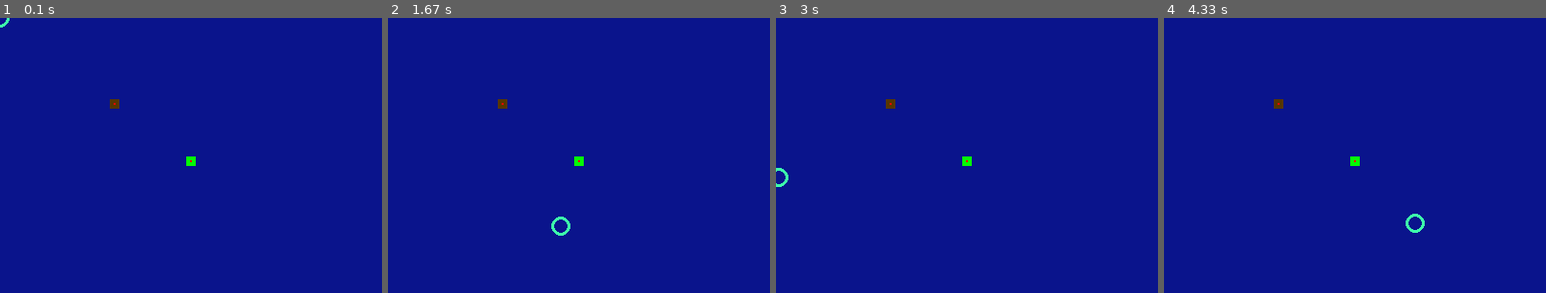
Above: before the commit, frames 1-4 (left to right).
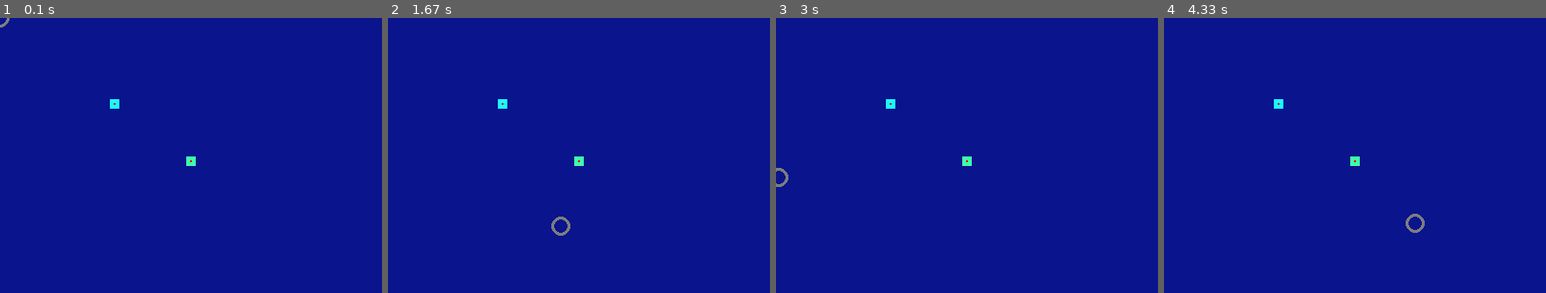
Above: after the commit, the same moments.

Repository: TonkleTremu/DSD-Y1
Game: pygame game, started from Random Test Stuff/Python Game Nouveau/main.py
The game is run twice, just before and just after one commit, with the same random seed, the same clock (stepped at 60 frames per second) and the same inputs.
Inputs:
- Up to frame 1 (0.1 s): no input
- Up to frame 2 (1.67 s): hold W 0.33-0.8 s; hold Right 0.33-0.8 s; tap G at 0.83 s; hold Z 1.17-1.63 s; hold Right 1.17-1.63 s
- Up to frame 3 (3 s): hold Right 1.67-2.13 s; hold Up 2.17-2.47 s; hold Right 2.5-2.97 s
- Up to frame 4 (4.33 s): hold Left 3-3.53 s; hold Down 3.57-3.87 s; hold Left 3.9-4.3 s

The runs differ from the first frame. In frame 1, 0.2% of the frame differs, in the area x 0-52%, y 0-54%; in frame 2, 0.3%, in the area x 28-52%, y 29-80%; in frame 3, 0.3%; in frame 4, 0.3%.

Commit message:
jumpscare

Diff:
--- a/Random Test Stuff/Python Game Nouveau/main.py
+++ b/Random Test Stuff/Python Game Nouveau/main.py
@@ -14,6 +14,7 @@
 # Colours
 PURE_WHITE = (255,255,255)
 PURE_BLACK = (0,0,0)
+PURE_RED = (255,0,0)
 RED = (250,5,5)
 GREEN = (5,250,5)
 FAUX_GREEN = (5,140,70)
@@ -23,6 +24,7 @@
 MINT = (61, 255, 171)
 GRAY = (124,125,127)
 BROWN = (87,54,0)
+DELICIOUS_BLUE = (26,251,255)
 
 # Setup stuff. Should be mostly self-explanatory.
 pygame.init()
@@ -44,7 +46,7 @@
     x: Optional[float] = 0
     y: Optional[float] = 0
 
-    color: Optional[tuple] = (0,0,0) # The object's color. Only used if it is a basic algorithmic shape.
+    color: Optional[tuple] = PURE_BLACK # The object's color. Only used if it is a basic algorithmic shape.
     shape: Optional[str] = "circle" # The object's shape. If a sprite is supplied, that will be used instead.
     sprite: Optional[str] = "sprites/error.png" # The object's sprite. If left blank, a shape will be used instead.
 
@@ -54,9 +56,8 @@
     vel_y: Optional[float] = 0
 
     # Collision Stuff.
-    inCollision: Optional[bool] = False
+    holding: Optional[dataclass] = None
     collider: Optional[dataclass] = None
-    isHeld: Optional[bool] = False
 
 def PlayerMovementHandler():
     '''Handles player inputs and such.'''
@@ -99,12 +100,11 @@
         player.y = BorderY
 
     # Moves the picked-up object to the player's centre.
-    if(type(player.collider) == type(player)):
-        if(player.collider.isHeld):
-            player.collider.x = player.x
-            player.collider.y = player.y
+    if(player.holding != None):
+        player.holding.x = player.x
+        player.holding.y = player.y
 
-    pygame.draw.circle(DISPLAYSURF, MINT, CoordinatesToScreen(player), 10, 3)
+    pygame.draw.circle(DISPLAYSURF, GRAY, CoordinatesToScreen(player), 10, 3)
 
 def Rigidbody(Obj: GameObject):
     special_cases = ["player"]
@@ -113,7 +113,7 @@
             x,y = CoordinatesToScreen(Obj)
             box_rect = Rect(x-Obj.x_size/2, y-Obj.x_size/2, Obj.x_size, Obj.y_size)
             pygame.draw.rect(DISPLAYSURF, Obj.color, box_rect)
-            pygame.draw.circle(DISPLAYSURF, (255,0,0), (x,y), 1, 1)
+            pygame.draw.circle(DISPLAYSURF, PURE_RED, (x,y), 1, 1)
 
 def CoordinatesToScreen(Obj):
     '''Converts a GameObject's co-ordinates to a screen location. Takes the GameObject as a parameter.'''
@@ -131,9 +131,18 @@
     else:
         return(False)
 
+def CheckForID(id):
+    '''Checks every GameObject to see if any of them match a given ID.'''
+    FoundMatch = None
+    for Obj in GameObjects:
+        if(Obj.id == id):
+            FoundMatch = Obj
+            break
+    return(FoundMatch)
+
 player = GameObject(10, 10, id="player")
-box = GameObject(10,10, id="test-box", shape="box", color=GREEN, x=50, y=50)
-box2 = GameObject(10,10, id="test-box2", shape="box", color=BROWN, x=30, y=30)
+box = GameObject(10,10, id="test-box", shape="box", color=MINT, x=50, y=50)
+box2 = GameObject(10,10, id="test-box2", shape="box", color=DELICIOUS_BLUE, x=30, y=30)
 GameObjects = [player, box, box2]
 
 while True: # Main game loop - like Unity's "update" void thing.
@@ -145,8 +154,6 @@
         Rigidbody(Obj)
         try:
             if(not(CompareCoordinates(Obj, Obj.collider, Obj.x_size/2))):
-                        Obj.inCollision = False
-                        Obj.collider.isHeld = False
                         Obj.collider = None
         except:
             pass
@@ -154,8 +161,9 @@
         for Obj2 in GameObjects:
             if(not Obj1 == Obj2):
                 if(CompareCoordinates(Obj1, Obj2, Obj1.x_size/2) and Obj1.id == "player"):
-                    Obj1.inCollision = True
                     Obj1.collider = Obj2
+    print(CheckForID("player"))
+    print(CheckForID("fish"))
 
     pygame.display.update()
 
@@ -171,9 +179,11 @@
             pygame.quit()
             sys.exit()
         if event.type == KEYDOWN:
-            if(type(player.collider) == type(player)):
-                # Grabbing boxes? Lovely!
-                if(event.key == pygame.K_g):
-                    player.collider.isHeld = not player.collider.isHeld
-                if(event.key == pygame.K_z):
-                    print(player.collider)
+            # Grabbing boxes? Lovely!
+            if(event.key == pygame.K_g):
+                if(player.holding == None):
+                    player.holding = player.collider
+                else:
+                   player.holding = None
+            if(event.key == pygame.K_z):
+                print(player.collider)
